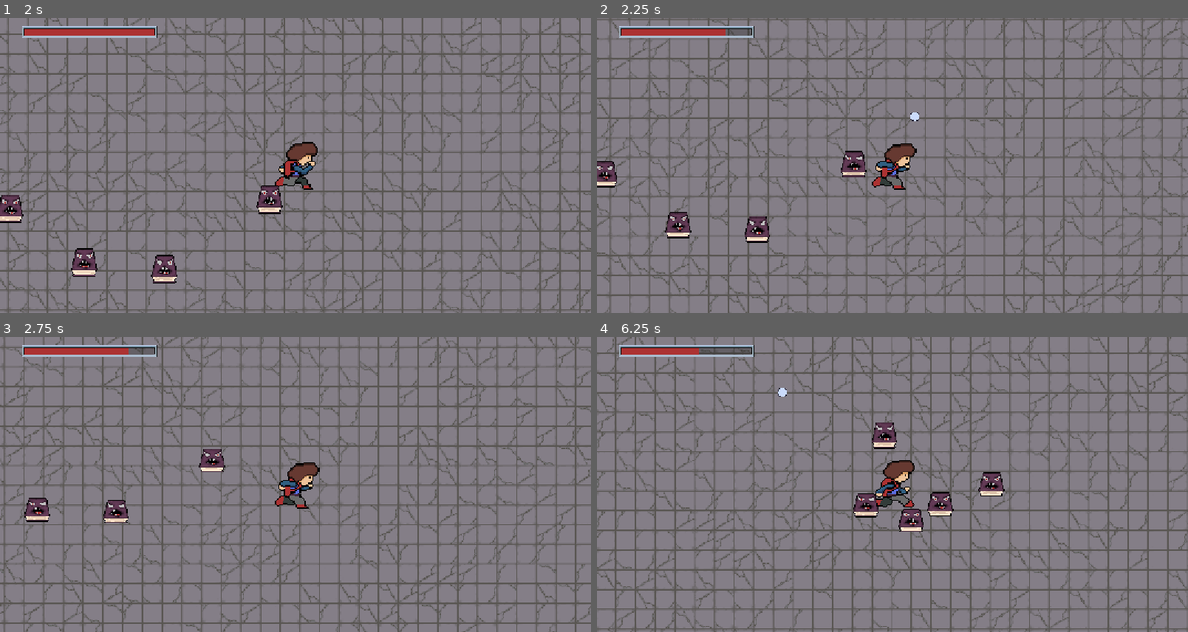
Above: before the commit, frames 1-4 (two rows, left to right).
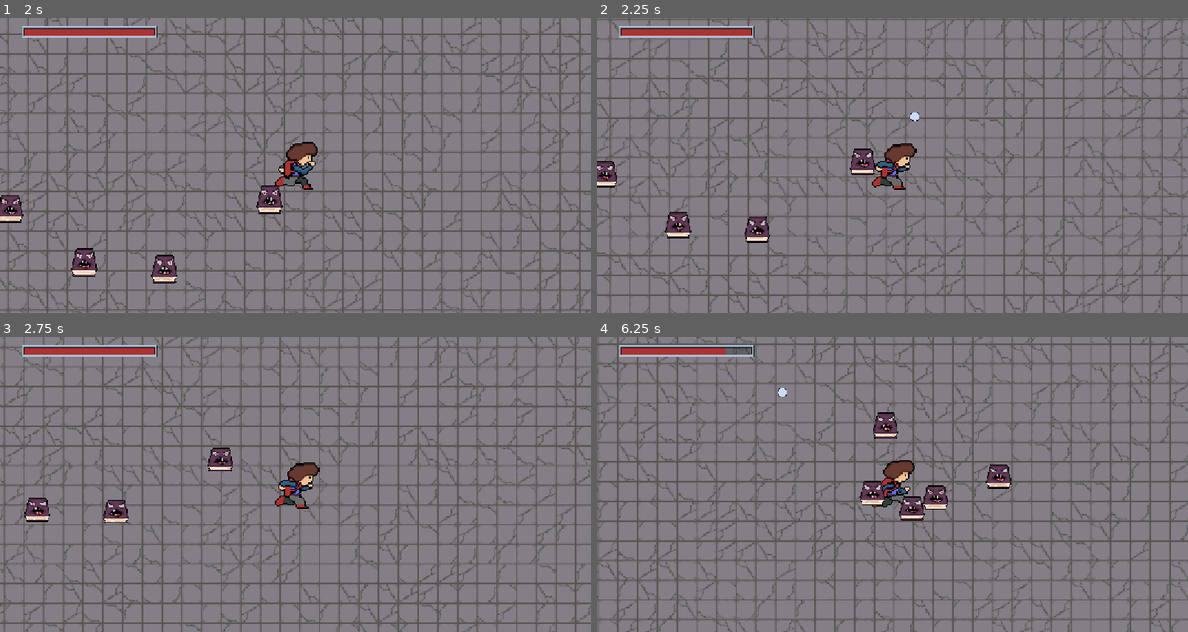
Above: after the commit, the same moments.

Repository: Pietlander/SchoolSurvival
Game: Godot game, scene res://World/world.tscn
The game is run twice, just before and just after one commit, with the same random seed, the same clock (stepped at 60 frames per second) and the same inputs.
Inputs (mouse positions are in pixels of both pictures, inside the frame that each line leads up to):
- Up to frame 1 (2 s): move the mouse to (425, 150) at 0.52 s; hold D (move_right) 0.53-1.28 s; click (425, 150) at 0.6 s; move the mouse to (177, 180) at 1.27 s; hold S (move_down) from 1.28 s (still down); click (177, 180) at 1.35 s
- Up to frame 2 (2.25 s): move the mouse to (951, 100) at 2.02 s; release S (move_down) at 2.03 s; hold D (move_right) from 2.03 s (still down); click (951, 100) at 2.1 s
- Up to frame 3 (2.75 s): keep holding D (move_right)
- Up to frame 4 (6.25 s): move the mouse to (862, 543) at 2.77 s; release D (move_right) at 2.78 s; hold W (move_up) 2.78-3.53 s; click (862, 543) at 2.85 s; move the mouse to (1069, 528) at 3.52 s; hold A (move_left) 3.53-5.03 s; click (1069, 528) at 3.6 s; move the mouse to (715, 440) at 4.27 s; click (715, 440) at 4.35 s; move the mouse to (922, 484) at 5.02 s; hold S (move_down) 5.03-5.78 s; click (922, 484) at 5.1 s; move the mouse to (803, 410) at 5.77 s; hold D (move_right) from 5.78 s (still down); click (803, 410) at 5.85 s

Frame 1 is identical in both runs. In frame 2, 0.6% of the frame differs, in the area x 21-48%, y 3-54%; in frame 3, 0.5%; in frame 4, 28%, in the area x 0-100%, y 0-100%.

Commit message:
Use tilemap spawn rules & area attack
BoekMonster: replace distance-based attack with an Area2D check (attack_range) and update attack/movement flow; add attack_range Area2D and collision shape in the scene and tweak collision radii. EnemySpawner: add tilemap_layer export and validate spawn positions against the TileMapLayer's tile_data custom "can_spawn" flag, retrying up to 15 attempts before giving up; spawn now defers adding the monster only when a valid tile is found. world.tscn: add custom_data layer entries for tiles and wire the EnemySpawner to the TileMapLayer. Misc: small cleanup/formatting and timing/await fixes.

Diff:
--- a/Monsters/BoekMonster/boekmonster.gd
+++ b/Monsters/BoekMonster/boekmonster.gd
@@ -2,13 +2,13 @@
 
 var speed: float = 100.0
 var player: Node2D
-var stop_distance: float = 80.0
 var health: int = 3
-
 
 var is_hurt: bool = false
 
 @onready var animated_sprite = $AnimatedSprite2D
+
+@onready var attack_range = $AttackRange
 
 var attack_damage: int = 1
 var can_attack: bool = true
@@ -18,14 +18,14 @@
 		return
 
 	if player:
-		var distance = global_position.distance_to(player.global_position)
+		var is_player_in_range = false
 
-		if distance > stop_distance:
-			# Chasing the player
-			var direction = global_position.direction_to(player.global_position)
-			velocity = direction * speed
-			animated_sprite.play("Idel")
-		else:
+		for body in attack_range.get_overlapping_bodies():
+			if body == player:
+				is_player_in_range = true
+				break
+
+		if is_player_in_range:
 
 			velocity = Vector2.ZERO
 			animated_sprite.play("Idel")
@@ -33,8 +33,14 @@
 			if can_attack and player.has_method("take_damage"):
 				player.take_damage(attack_damage)
 				can_attack = false
-				#await get_tree().create_timer(1.0).timeout
+				await get_tree().create_timer(1.0).timeout
 				can_attack = true
+		else:
+
+			var direction = global_position.direction_to(player.global_position)
+			velocity = direction * speed
+			animated_sprite.play("Idel")
+
 
 		move_and_slide()
 
@@ -45,13 +51,10 @@
 		queue_free()
 		set_physics_process(false)
 	else:
-
 		is_hurt = true
 		velocity = Vector2.ZERO
 		animated_sprite.play("Hurt")
 
-
 		await get_tree().create_timer(0.1).timeout
 
-
 		is_hurt = false
--- a/Monsters/BoekMonster/boekmonster.tscn
+++ b/Monsters/BoekMonster/boekmonster.tscn
@@ -9,7 +9,7 @@
 [ext_resource type="Texture2D" uid="uid://cpmccqou0tl67" path="res://Textures/Monsters/Boekmonster/Hurt/BoekMonster-HURT3.png" id="4_fveva"]
 
 [sub_resource type="CircleShape2D" id="CircleShape2D_fh0vu"]
-radius = 33.541
+radius = 19.0
 
 [sub_resource type="SpriteFrames" id="SpriteFrames_3mpk4"]
 animations = [{
@@ -42,6 +42,9 @@
 "speed": 5.0
 }]
 
+[sub_resource type="CircleShape2D" id="CircleShape2D_ryd0c"]
+radius = 24.0208
+
 [node name="Boekmonster" type="CharacterBody2D" groups=["Monster"]]
 script = ExtResource("1_3mpk4")
 
@@ -55,3 +58,9 @@
 sprite_frames = SubResource("SpriteFrames_3mpk4")
 animation = &"Hurt"
 frame_progress = 0.550651
+
+[node name="AttackRange" type="Area2D" parent="."]
+
+[node name="CollisionShape2D" type="CollisionShape2D" parent="AttackRange"]
+position = Vector2(1, 0)
+shape = SubResource("CircleShape2D_ryd0c")
--- a/World/EnemySpawner.gd
+++ b/World/EnemySpawner.gd
@@ -2,22 +2,20 @@
 
 @export var monster_scene: PackedScene
 @export var player: Node2D
+@export var tilemap_layer: TileMapLayer
 @export var spawn_radius: float = 500.0
 
 var current_wave: int = 1
 var base_monsters: int = 3
 
 func _ready():
-
 	start_wave()
-
 
 	$WaveTimer.wait_time = 10.0
 	$WaveTimer.timeout.connect(start_wave)
 	$WaveTimer.start()
 
 func start_wave():
-
 	var monsters_to_spawn = base_monsters + (current_wave * 2)
 
 	for i in range(monsters_to_spawn):
@@ -27,19 +25,40 @@
 	current_wave += 1
 
 func spawn_monster():
-	if not player or not monster_scene:
-		push_warning("Player or Monster Scene is not assigned!")
+	if not player or not monster_scene or not tilemap_layer:
+		push_warning("Player, Monster Scene, of TileMapLayer is niet gekoppeld in de Inspector!")
 		return
 
 	var monster = monster_scene.instantiate()
-
-
 	monster.player = player
 
-	var random_angle = randf() * TAU
-	var spawn_direction = Vector2.RIGHT.rotated(random_angle)
-	var spawn_position = player.global_position + (spawn_direction * spawn_radius)
+	var valid_position_found = false
+	var final_spawn_pos = Vector2.ZERO
+	var attempts = 0
+	var max_attempts = 15
 
-	monster.global_position = spawn_position
+	while not valid_position_found and attempts < max_attempts:
+		attempts += 1
 
-	get_tree().current_scene.add_child.call_deferred(monster)
+		# Bedenkt een random positie in de wereld
+		var random_angle = randf() * TAU
+		var spawn_direction = Vector2.RIGHT.rotated(random_angle)
+		var test_position = player.global_position + (spawn_direction * spawn_radius)
+
+		# Zet de wereld-positie om naar de coördinaten van het grid
+		var map_position = tilemap_layer.local_to_map(test_position)
+
+		# VERANDERD: We vragen de data op (zonder laag-nummer, want de node is al de laag!)
+		var tile_data = tilemap_layer.get_cell_tile_data(map_position)
+
+		# Check of het vakje bestaat én of onze custom 'can_spawn' sticker op True staat!
+		if tile_data and tile_data.get_custom_data("can_spawn") == true:
+			final_spawn_pos = test_position
+			valid_position_found = true
+
+	# Als we na 15 pogingen een plek hebben gevonden, spawnen we het monster
+	if valid_position_found:
+		monster.global_position = final_spawn_pos
+		get_tree().current_scene.add_child.call_deferred(monster)
+	else:
+		print("Kon geen geschikte vloer-locatie vinden voor een monster!")
--- a/World/world.tscn
+++ b/World/world.tscn
@@ -33,6 +33,7 @@
 0:0/0/terrains_peering_bit/top_left_corner = 0
 0:0/0/terrains_peering_bit/top_side = 0
 0:0/0/terrains_peering_bit/top_right_corner = 0
+0:0/0/custom_data_0 = true
 
 [sub_resource type="TileSetAtlasSource" id="TileSetAtlasSource_bkhv4"]
 texture = ExtResource("1_3f78f")
@@ -48,6 +49,7 @@
 0:0/0/terrains_peering_bit/top_left_corner = 0
 0:0/0/terrains_peering_bit/top_side = 0
 0:0/0/terrains_peering_bit/top_right_corner = 0
+0:0/0/custom_data_0 = true
 
 [sub_resource type="TileSetAtlasSource" id="TileSetAtlasSource_yf0ba"]
 texture = ExtResource("2_k8do8")
@@ -63,6 +65,7 @@
 0:0/0/terrains_peering_bit/top_left_corner = 0
 0:0/0/terrains_peering_bit/top_side = 0
 0:0/0/terrains_peering_bit/top_right_corner = 0
+0:0/0/custom_data_0 = true
 
 [sub_resource type="TileSetAtlasSource" id="TileSetAtlasSource_eidgh"]
 texture = ExtResource("3_bkhv4")
@@ -78,6 +81,7 @@
 0:0/0/terrains_peering_bit/top_left_corner = 0
 0:0/0/terrains_peering_bit/top_side = 0
 0:0/0/terrains_peering_bit/top_right_corner = 0
+0:0/0/custom_data_0 = true
 
 [sub_resource type="TileSet" id="TileSet_k8do8"]
 tile_size = Vector2i(40, 40)
@@ -85,6 +89,8 @@
 terrain_set_0/mode = 0
 terrain_set_0/terrain_0/name = "Tiles"
 terrain_set_0/terrain_0/color = Color(0.885349, 0.104701, 0.531072, 1)
+custom_data_layer_0/name = "can_spawn"
+custom_data_layer_0/type = 1
 sources/3 = SubResource("TileSetAtlasSource_j8job")
 sources/4 = SubResource("TileSetAtlasSource_bkhv4")
 sources/5 = SubResource("TileSetAtlasSource_yf0ba")
@@ -129,9 +135,10 @@
 position = Vector2(0, 1)
 bullet_scene = ExtResource("10_w47uh")
 
-[node name="EnemySpawner" type="Node2D" parent="." node_paths=PackedStringArray("player")]
+[node name="EnemySpawner" type="Node2D" parent="." node_paths=PackedStringArray("player", "tilemap_layer")]
 script = ExtResource("9_oe8m4")
 monster_scene = ExtResource("8_eidgh")
 player = NodePath("../Player")
+tilemap_layer = NodePath("../TileMapLayer")
 
 [node name="WaveTimer" type="Timer" parent="EnemySpawner"]
Not shown: 1 places in Monsters/BoekMonster/boekmonster.tscn that only renumber resources
